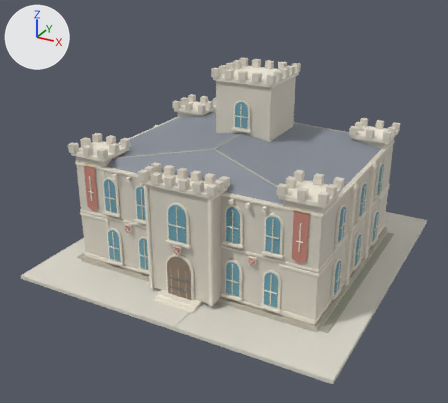
The FBX model Assets/Models/Kingdom/City/Models/WarriorAcademy_Lv3.fbx, before and after one commit.
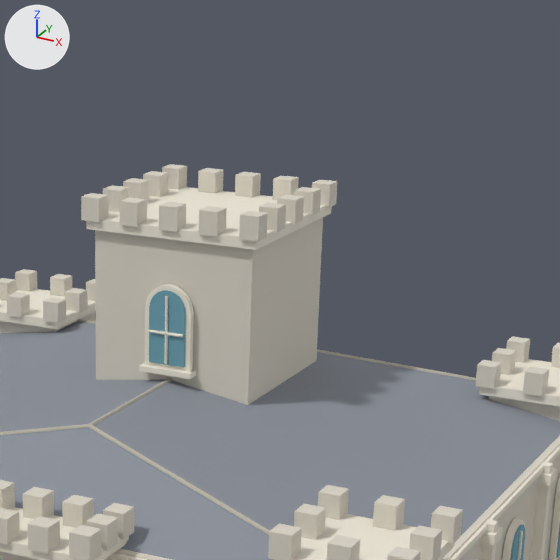
Each version is shown whole from a camera (50 mm lens) standing at (21.78, -42.75, 25.47) and looking at (-0.43, -2.37, 5.28), then close up on the part from 41% to 84% of the width and 0% to 49% of the height. Arrows for +X, +Y and +Z are at upper left; the lights stay in place. The older version's two pictures come first. Where no turn or scale is listed for an object, it has been applied to the vertices.

In view in the first close-up: 'Battlement cornice.004', 'Central command tower.004', 'Corner bastion.003', 'Decor side pilasters.015', 'Hip roof seam.005', 'Main school walls.015', 'Merlons.004', 'Slate hip roof.005', 'Stone stringcourse.015', 'Window frame.015', 'Window glass.015' and 5 more.
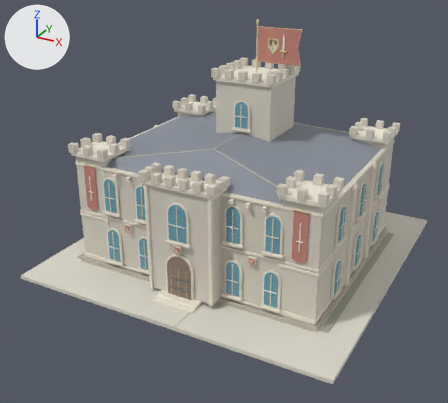
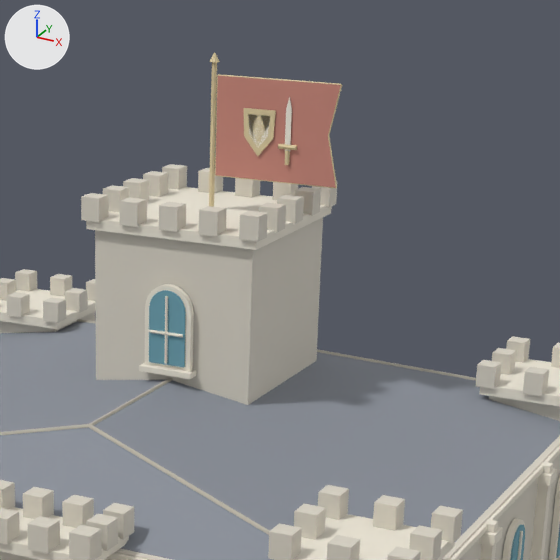
Changed parts and their boxes [x1, y1, x2, y2] in the close-ups (560 x 560 px):
'School icon flag cloth.015', added: after [216, 75, 341, 188]
'School icon flag emblem.030', added (beige): after [243, 108, 297, 165]
'School icon flag mast.015', added (beige): after [209, 62, 217, 207]
'School icon flag emblem.031', added: after [248, 97, 292, 152]
'School icon flag hem.015', added: after [215, 74, 342, 188]
'School icon flag finial.015', added: after [209, 53, 220, 62]

The change, as a list of edits to the scene's bpy script:
```text
Add me_school_icon_flag_emblem_006:
    me_school_icon_flag_emblem_006.from_pydata(...)  # 40 vertices, 28 faces; spans x 1.09..2.36, y 2.223..2.378, z 16.65..18.09
    me_school_icon_flag_emblem_006.materials.append(mat_white)  # white #f4eee2
Add me_school_icon_flag_emblem_005:
    me_school_icon_flag_emblem_005.from_pydata(...)  # 68 vertices, 46 faces; spans x 0.94..2.54, y 2.17..2.44, z 16.29..17.7
    me_school_icon_flag_emblem_005.materials.append(mat_gold)  # beige #ddcca1
Add me_school_icon_flag_cloth_003:
    me_school_icon_flag_cloth_003.from_pydata([(0.12, 2.27, 15.8), (3.72, 2.27, 15.8), (3.42, 2.27, 17.15), (3.72, 2.27, 18.5), (0.12, 2.27, 18.5), (0.12, 2.33, 15.8), (3.72, 2.33, 15.8), (3.42, 2.33, 17.15), (3.72, 2.33, 18.5), (0.12, 2.33, 18.5)], [], [(4, 3, 2, 1, 0), (5, 6, 7, 8, 9), (0, 1, 6, 5), (1, 2, 7, 6), (2, 3, 8, 7), (3, 4, 9, 8), (4, 0, 5, 9)])
    me_school_icon_flag_cloth_003.materials.append(mat_red)  # pink #ca887a
Add me_school_icon_flag_finial_003:
    me_school_icon_flag_finial_003.from_pydata(...)  # a 12-sided cut cone along z (radius 0.14 at the low end, 0.02 at the high end) spanning x -0.14..0.14, y 2.16..2.44, z 18.85..19.09
    me_school_icon_flag_finial_003.materials.append(mat_gold)  # beige #ddcca1
Add me_school_icon_flag_mast_003:
    me_school_icon_flag_mast_003.from_pydata(...)  # 20 vertices, 12 faces; spans x -0.08..0.08, y 2.23..2.37, z 14.45..18.85
    me_school_icon_flag_mast_003.materials.append(mat_gold)  # beige #ddcca1
Add me_school_icon_flag_hem_003:
    me_school_icon_flag_hem_003.from_pydata(...)  # 54 vertices, 40 faces; spans x 0.09..3.74, y 2.27..2.33, z 15.78..18.52
    me_school_icon_flag_hem_003.materials.append(mat_gold)  # beige #ddcca1
Add ob_school_icon_flag_emblem_031:
    ob_school_icon_flag_emblem_031 = bpy.data.objects.new('School icon flag emblem.031', me_school_icon_flag_emblem_006)
    ob_school_icon_flag_emblem_031.location = (0.0, 0.0, 0.0)
Add ob_school_icon_flag_emblem_030:
    ob_school_icon_flag_emblem_030 = bpy.data.objects.new('School icon flag emblem.030', me_school_icon_flag_emblem_005)
    ob_school_icon_flag_emblem_030.location = (0.0, 0.0, 0.0)
Add ob_school_icon_flag_cloth_015:
    ob_school_icon_flag_cloth_015 = bpy.data.objects.new('School icon flag cloth.015', me_school_icon_flag_cloth_003)
    ob_school_icon_flag_cloth_015.location = (0.0, 0.0, 0.0)
Add ob_school_icon_flag_finial_015:
    ob_school_icon_flag_finial_015 = bpy.data.objects.new('School icon flag finial.015', me_school_icon_flag_finial_003)
    ob_school_icon_flag_finial_015.location = (0.0, 0.0, 0.0)
Add ob_school_icon_flag_mast_015:
    ob_school_icon_flag_mast_015 = bpy.data.objects.new('School icon flag mast.015', me_school_icon_flag_mast_003)
    ob_school_icon_flag_mast_015.location = (0.0, 0.0, 0.0)
Add ob_school_icon_flag_hem_015:
    ob_school_icon_flag_hem_015 = bpy.data.objects.new('School icon flag hem.015', me_school_icon_flag_hem_003)
    ob_school_icon_flag_hem_015.location = (0.0, 0.0, 0.0)
```
